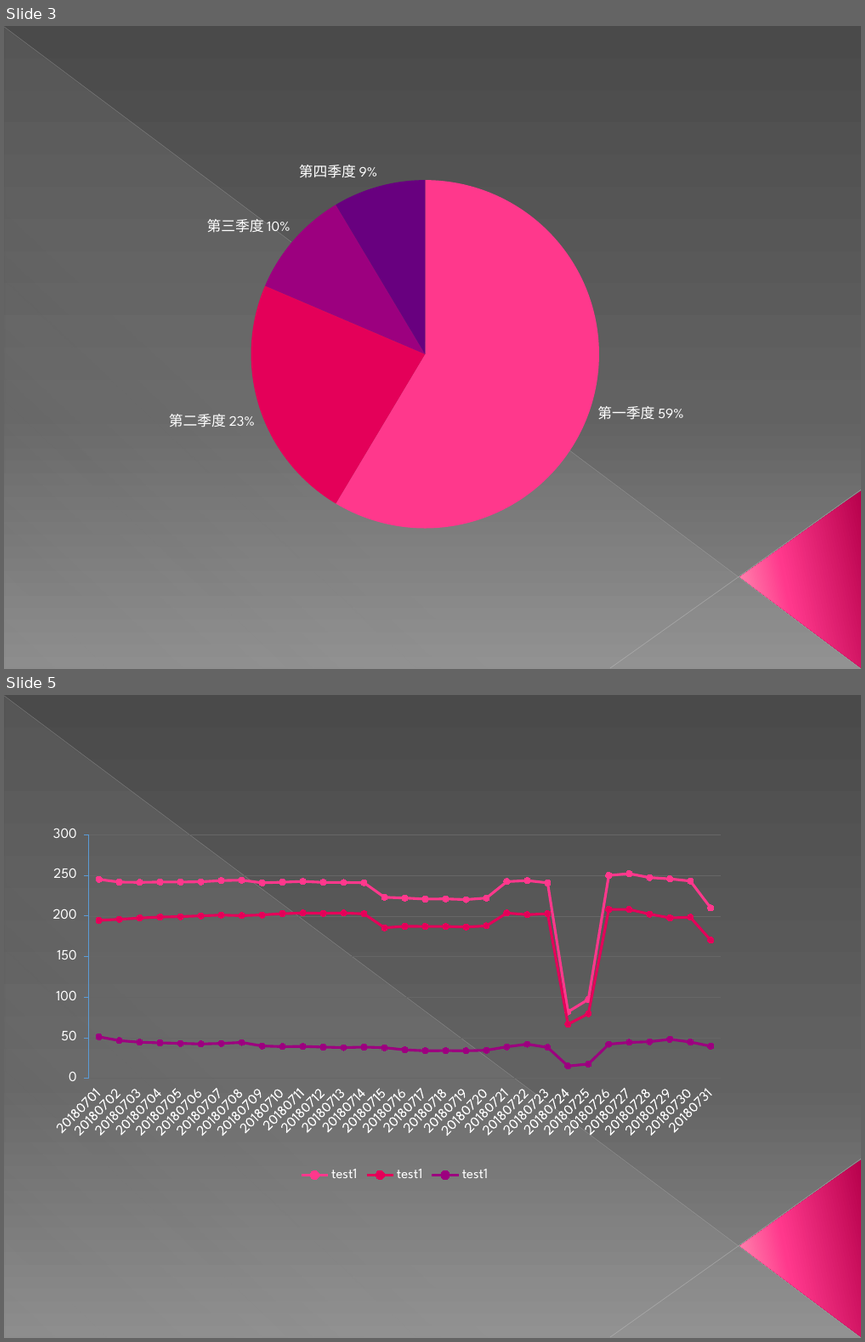
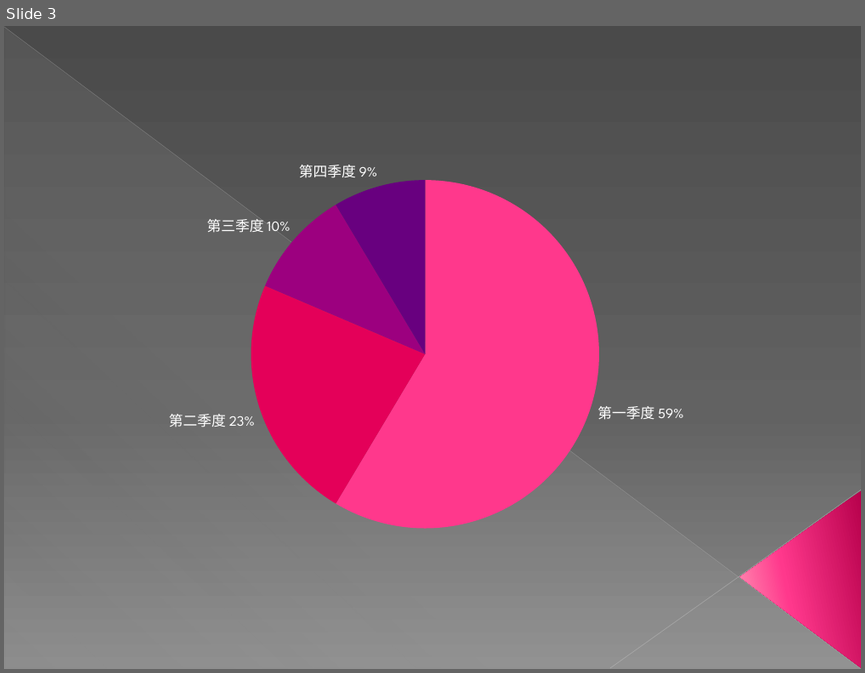
Before and after one commit to wuda5/poi-ppt-report, a slide deck: src/main/resources/demo.pptx. Shown one above the other, each under a label of ours: slides 3 and 5 before the commit, slide 3 after it; the slides between them are not shown. The pictures are 865x1342 and 865x673 pixels, drawn with LibreOffice and Linux fonts; fonts in the diff are those of the drawing. Boxes give left, top, right and bottom in pixels: in the first picture for what was removed or moved away, otherwise in the second. Text is boxed around its words. In the diff, an @@ line names an element or a change of style, - is before the commit and + after.

```diff
--- a/src/main/resources/demo.pptx
+++ b/src/main/resources/demo.pptx
@@ slide 5 removed at (4, 695, 861, 1338), background gradient #4A4A4A to #626262 to #8C8C8C; not listed: 4 template elements that a slide beside it also shows @@
@@ line chart removed at (52, 822, 729, 1185) @@
-categories: 20180701, 20180702, 20180703, 20180704, 20180705, 20180706, 20180707, 20180708, 20180709, 20180710, 20180711, 20180712, 20180713, 20180714, 20180715, 20180716, 20180717, 20180718, 20180719, 20180720, 20180721, 20180722, 20180723, 20180724, 20180725, 20180726, 20180727, 20180728, 20180729, 20180730, 20180731
-test1: 245, 242, 242, 242, 242, 242, 244, 244, 241, 242, 243, 242, 241, 241, 223, 222, 221, 221, 220, 222, 242, 244, 241, 82, 98, 250, 252, 248, 246, 243, 210
-test1: 195, 196, 198, 199, 199, 200, 201, 201, 202, 203, 204, 204, 204, 203, 186, 188, 187, 187, 187, 188, 204, 202, 203, 67, 80, 208, 208, 202, 198, 199, 170
-test1: 51, 47, 45, 44, 43, 43, 43, 44, 40, 39, 40, 39, 38, 39, 38, 35, 34, 34, 34, 35, 39, 42, 38, 15, 18, 42, 44, 45, 48, 45, 40
```
Also in this commit, not shown: 1 other slide removed, 58 other files.
